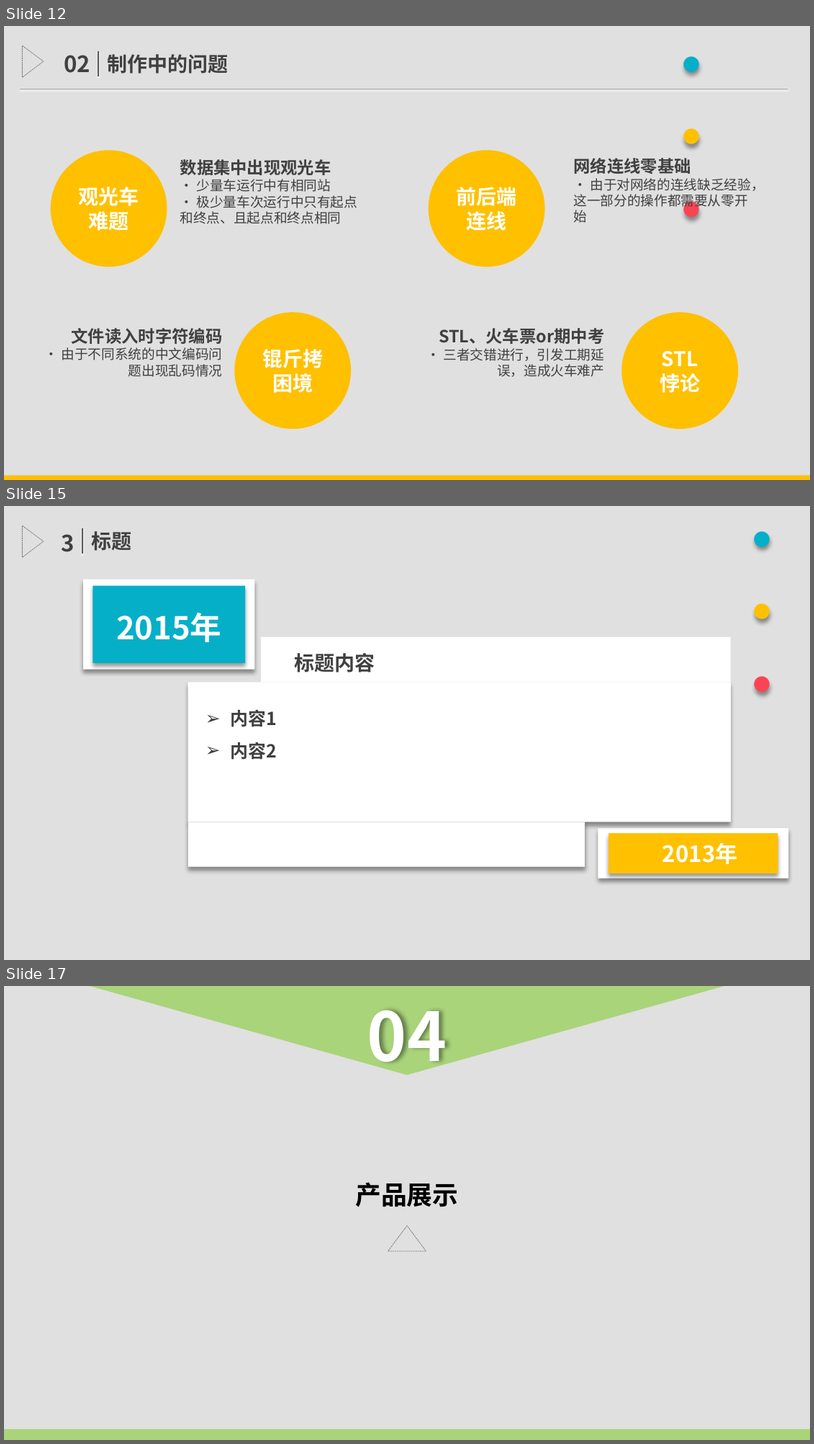
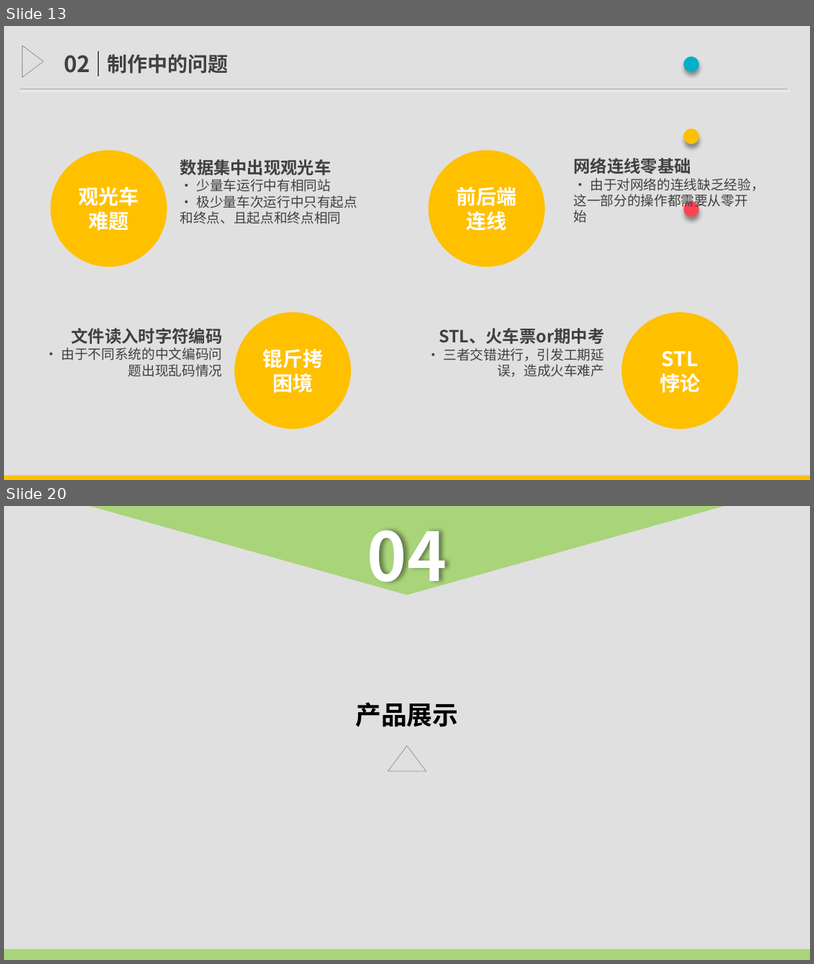
Before and after one commit to TimerChen/TrainTickets, a slide deck: Presentation/presentation.pptx. Shown one above the other, each under a label of ours: slides 12, 15 and 17 before the commit, slides 13 and 20 after it; the slides between them are not shown. The pictures are 814x1444 and 814x964 pixels, drawn with LibreOffice and Linux fonts; fonts in the diff are those of the drawing. Boxes give left, top, right and bottom in pixels: in the first picture for what was removed or moved away, otherwise in the second. Text is boxed around its words. In the diff, an @@ line names an element or a change of style, - is before the commit and + after.

```diff
--- a/Presentation/presentation.pptx
+++ b/Presentation/presentation.pptx
@@ slide 15 removed at (4, 506, 810, 960), background #FFFFFF @@
@@ rectangle removed at (4, 506, 810, 960) @@
@@ flow chart merge removed at (22, 525, 43, 557) @@
@@ text removed at (668, 506, 801, 579) @@
-· · ·
@@ text removed at (62, 534, 75, 552) @@
-3
@@ line removed from (82, 554) to (82, 528) @@
@@ text removed at (91, 531, 131, 551) @@
-标题
@@ rectangle removed at (83, 579, 255, 669) @@
@@ rectangle removed at (93, 586, 245, 663) @@
@@ text removed at (116, 613, 221, 642) @@
-2015年
@@ rectangle removed at (261, 636, 731, 682) @@
@@ text removed at (294, 653, 375, 672) @@
-标题内容
@@ rectangle removed at (188, 682, 730, 821) @@
@@ text removed at (231, 709, 277, 759) @@
-➢ 内容1
-➢ 内容2
@@ rectangle removed at (188, 821, 584, 867) @@
@@ rectangle removed at (598, 828, 789, 878) @@
@@ rectangle removed at (609, 833, 778, 873) @@
@@ text removed at (663, 842, 738, 864) @@
-2013年
@@ what was slide 12 is now slide 13 @@
@@ what was slide 17 is now slide 20 @@
```
Also in this commit, not shown: 3 slides changed, 6 slides added, 3 other slides removed, 1 other file.
